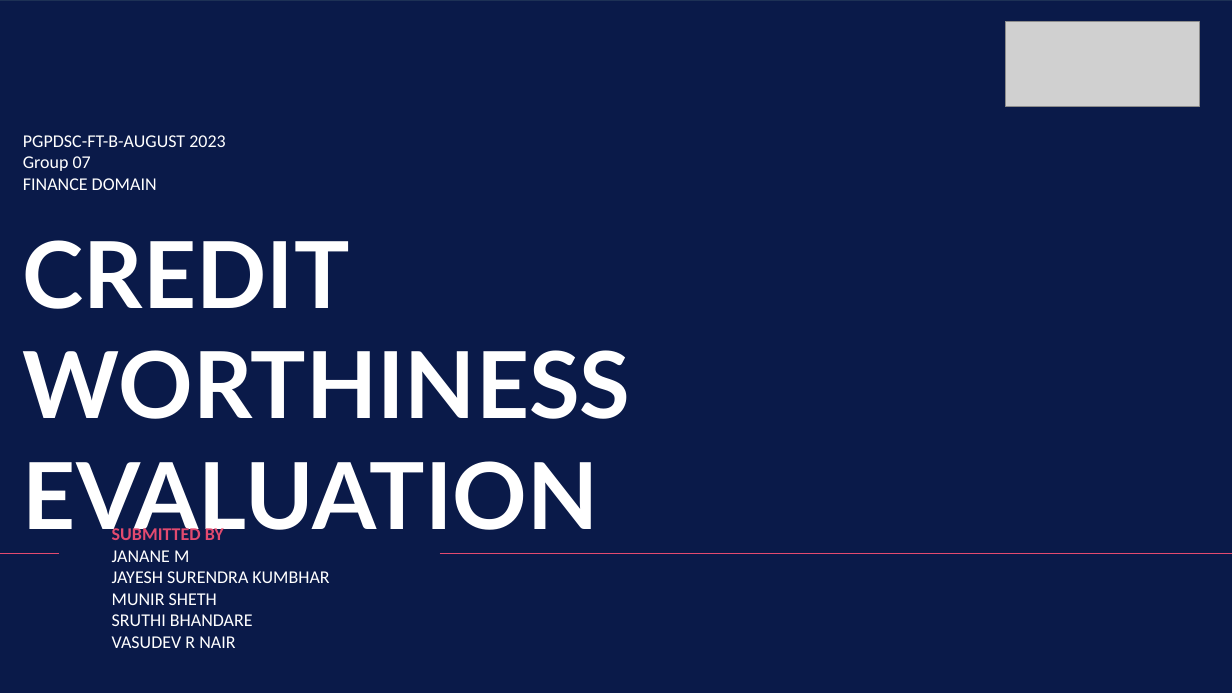
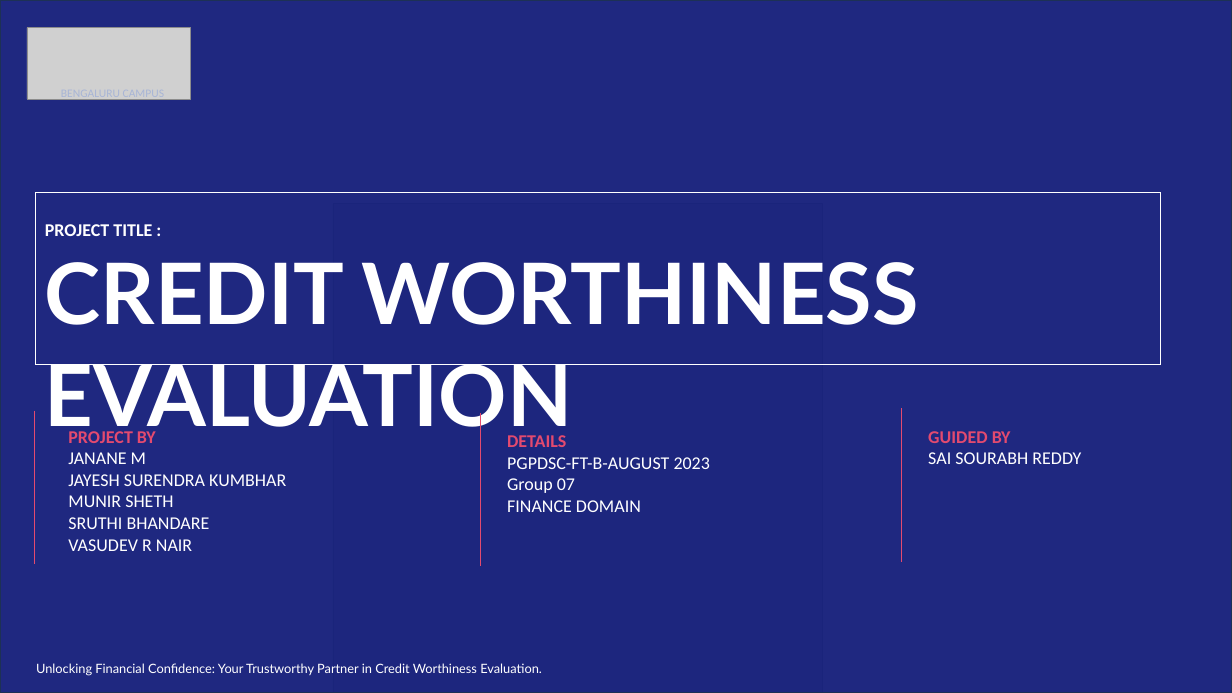
Before and after one commit to v-dev688/CREDIT_PROJECT, a slide deck: slide 1 of FINALPPT.pptx. Drawn at 1232x693 pixels with LibreOffice and Linux fonts; fonts in the diff are those of the drawing; grey boxes stand for pictures. Boxes give left, top, right and bottom in pixels: in the first picture for what was removed or moved away, otherwise in the second. Text is boxed around its words. In the diff, an @@ line names an element or a change of style, - is before the commit and + after.

```diff
--- a/FINALPPT.pptx
+++ b/FINALPPT.pptx
@@ rectangle at <box>0,0,1232,693</box>: fill #0A1A49 to #16207B at 96% opacity @@
@@ picture added at <box>27,28,190,99</box> @@
@@ picture removed at <box>1006,21,1200,106</box> @@
@@ text added at <box>61,99,164,100</box>, 9 pt, text #A8B5D6 @@
+BENGALURU CAMPUS
@@ rectangle added at <box>36,192,1161,364</box>, outline #FFFFFF 0.75 pt, 66 pt, text #FFFFFF, bold @@
+PROJECT TITLE :
+CREDIT WORTHINESS EVALUATION
@@ picture added at <box>333,204,822,693</box> @@
@@ text at <box>23,240,631,419</box>: paragraph removed @@
-CREDIT WORTHINESS EVALUATION
@@ line added from (34, 410) to (34, 564), #E34A6F 0.5 pt @@
@@ line added from (481, 413) to (481, 567), #E34A6F 0.5 pt @@
@@ line added from (902, 409) to (902, 562), #E34A6F 0.5 pt @@
@@ text "PROJECT BY": place and size @@
-text "PROJECT BY" at <box>112,525,329,648</box>
+text "PROJECT BY" at <box>68,431,286,551</box>
@@ text at <box>68,431,156,443</box>: text changed @@
-SUBMITTED BY
+PROJECT BY
@@ text "DETAILS": place and size @@
-text "DETAILS" at <box>23,135,631,419</box>
+text "DETAILS" at <box>507,435,710,512</box>
@@ text at <box>507,435,566,447</box>: paragraph added @@
+DETAILS
@@ text added at <box>928,431,1081,464</box>, 14 pt, text #FFFFFF @@
+GUIDED BY
+SAI SOURABH REDDY
@@ line removed from (0, 554) to (59, 554) @@
@@ line removed from (440, 554) to (1232, 554) @@
@@ text added at <box>36,663,542,675</box>, 10 pt, text #FFFFFF @@
+Unlocking Financial Confidence: Your Trustworthy Partner in Credit Worthiness Evaluation.
```
Also in this commit, not shown: 2 other slides changed, 2 slides added, 2 slides removed, 11 other files.
